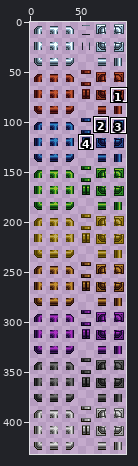
Sprite sheet: tiles/materials/sbmcnitempipe.png. Above: a wide view before the commit, with the close-up outlined.
Close-up. First the earlier version:
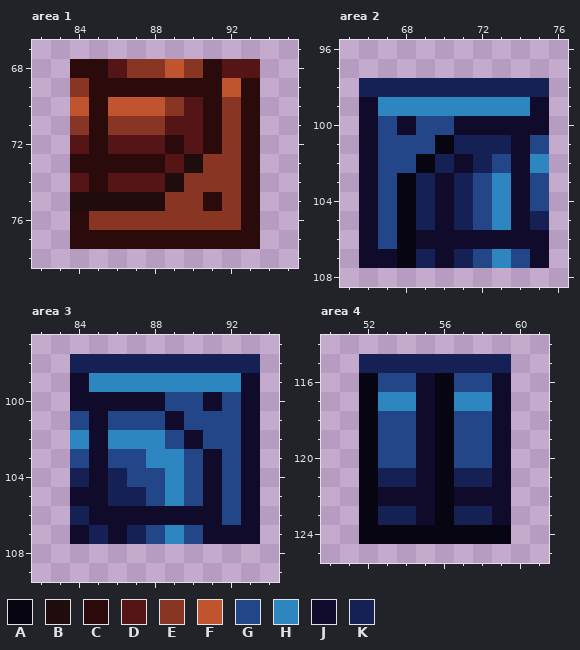
The file is 96x432 pixels. Colours within 5 levels of each other are drawn and written as one. Shown: area 1: x 82..95, y 67..78; area 2: x 65..76, y 96..108; area 3: x 82..94, y 97..109; area 4: x 50..61, y 114..125. The commit also changed other parts of the picture, which this record leaves out.
Palette (. is transparent): A #070512  B #1f0d0d  C #2b0a0b  D #551516  E #883523  F #c0542e  G #234688  H #2e86c0  J #100b2b  K #152155
New version:
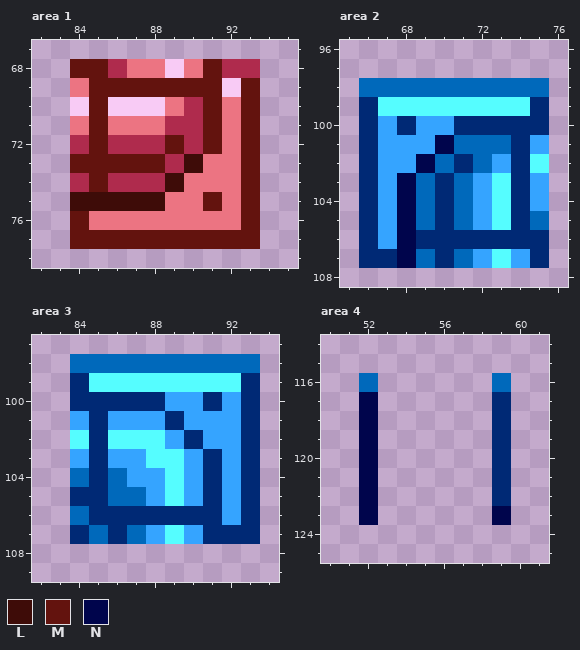
Colours new in this view: L #3e0c08  M #63130e  N #00054c
Difference:
colour D: #551516 -> #af2b4d
colour E: #883523 -> #ec7482
colour F: #c0542e -> #f8cbf5
colour G: #234688 -> #35a4ff
colour H: #2e86c0 -> #55fdff
colour J: #100b2b -> #002975
colour K: #152155 -> #0069bb
Changed rows in their new state; - is a pixel that keeps its letter.
Area 1:
first column x 84:
68 MM-----M--
69 -MMMMMMM-M
70 -M-----M-M
71 -M-----M-M
72 -M---M-M-M
73 MMMMM-L--M
74 -M---L---M
75 LLLLL--M-M
76 M--------M
77 MMMMMMMMMM
Area 2:
first column x 68:
101 --N
102 -N-
103 N--
104 N--
105 N--
106 N--
107 N--
Area 4:
first column x 52:
115 ........
116 K......K
117 N......-
118 N......-
119 N......-
120 N......-
121 N......-
122 N......-
123 N......N
124 ........
